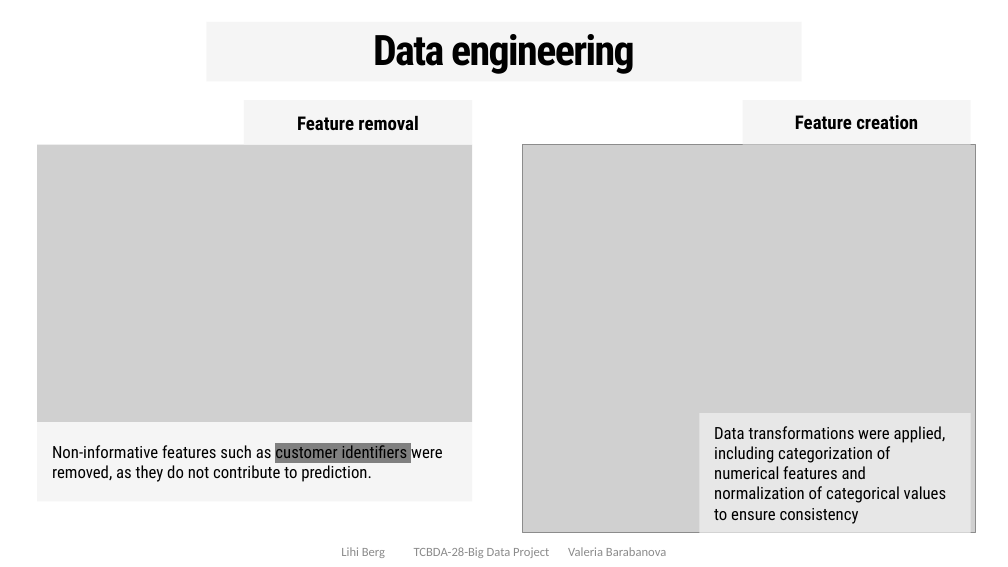
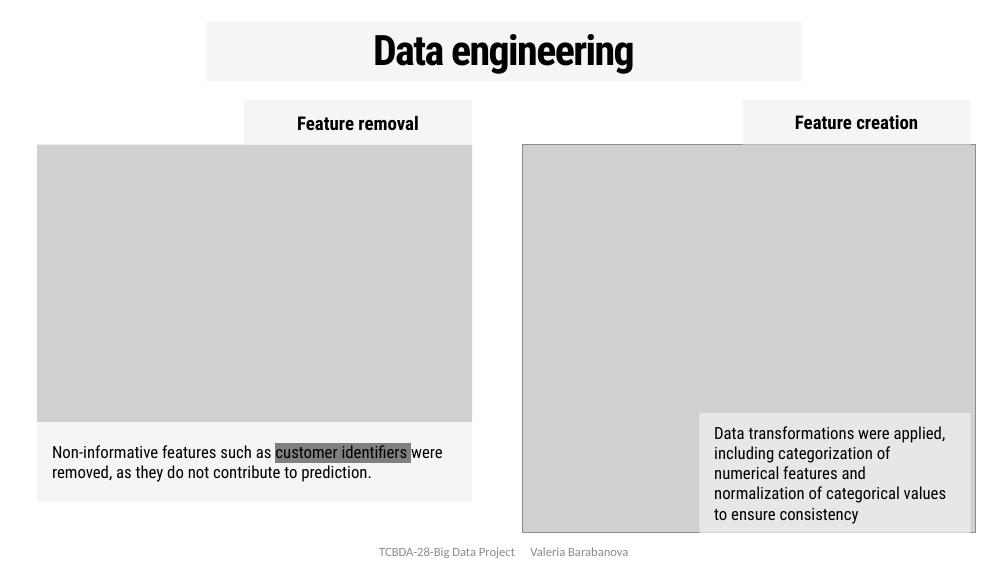
Before and after one commit to barabanovalera1-ui/telecom-churn-prediction, a slide deck: slide 7 of Presentation-BigData.ppsx. Drawn at 1008x567 pixels with LibreOffice and Linux fonts; fonts in the diff are those of the drawing; grey boxes stand for pictures; background and template pictures are left out. Boxes give left, top, right and bottom in pixels: in the first picture for what was removed or moved away, otherwise in the second. Text is boxed around its words. In the diff, an @@ line names an element or a change of style, - is before the commit and + after.

```diff
--- a/Presentation-BigData.ppsx
+++ b/Presentation-BigData.ppsx
@@ text at (379,547,628,558): text changed @@
-Lihi Berg TCBDA-28-Big Data Project Valeria Barabanova
+TCBDA-28-Big Data Project Valeria Barabanova
```
Also in this commit, not shown: 13 other slides changed.
